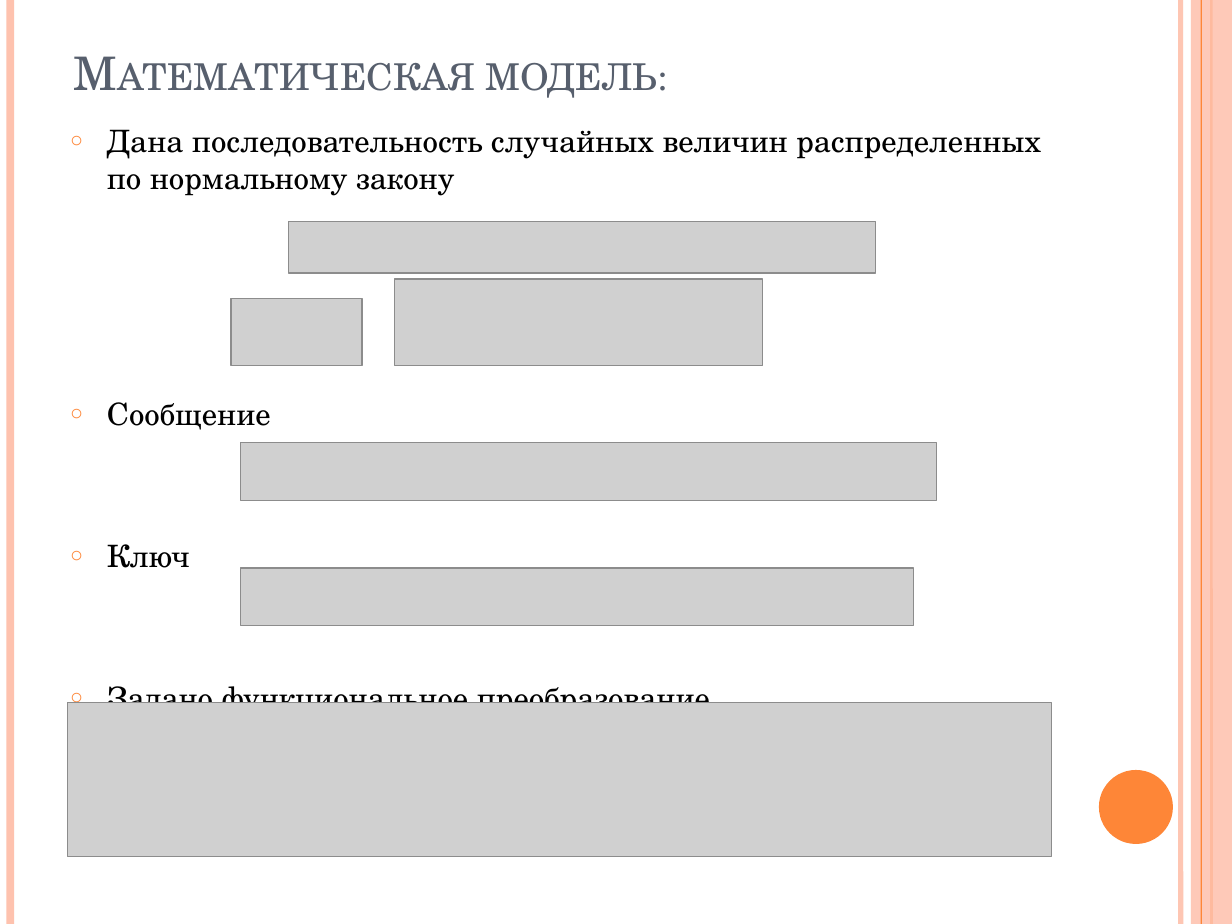
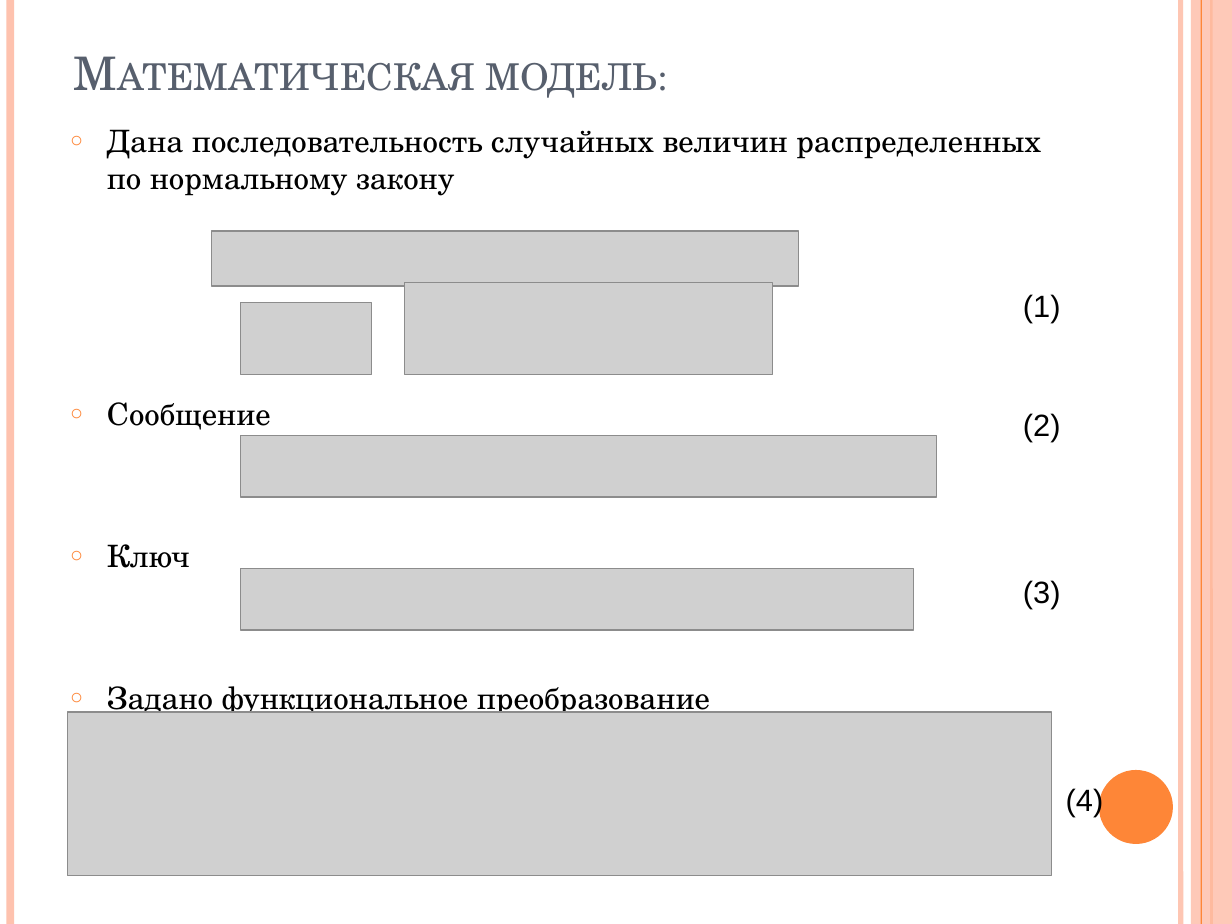
Before and after one commit to shymic/Tex-Diploma, a slide deck: slide 2 of Диплом/Шимко А. Ч..pptx. Drawn at 1232x924 pixels with LibreOffice and Linux fonts; fonts in the diff are those of the drawing; grey boxes stand for pictures. Boxes give left, top, right and bottom in pixels: in the first picture for what was removed or moved away, otherwise in the second. Text is boxed around its words. In the diff, an @@ line names an element or a change of style, - is before the commit and + after.

```diff
--- a/Диплом/Шимко А. Ч..pptx
+++ b/Диплом/Шимко А. Ч..pptx
@@ text "Дана последовательность случайных величин распределенных ..." rewrapped from (x1=107, y1=129, x2=1041, y2=703) to (x1=107, y1=129, x2=1041, y2=718) @@
@@ table added at (x1=1010, y1=192, x2=1232, y2=851), 4 rows, 2 columns @@
+(1) | 
+(2) | 
+(3) | 
+(4) | 
@@ picture resized from (x1=288, y1=222, x2=876, y2=274) to (x1=212, y1=230, x2=800, y2=286) @@
@@ picture resized from (x1=394, y1=280, x2=763, y2=366) to (x1=404, y1=282, x2=772, y2=375) @@
@@ picture resized from (x1=232, y1=298, x2=362, y2=366) to (x1=240, y1=303, x2=371, y2=375) @@
@@ picture resized from (x1=240, y1=442, x2=936, y2=500) to (x1=240, y1=436, x2=936, y2=498) @@
@@ picture resized from (x1=240, y1=568, x2=913, y2=626) to (x1=240, y1=569, x2=913, y2=631) @@
@@ picture resized from (x1=68, y1=702, x2=1052, y2=856) to (x1=68, y1=712, x2=1052, y2=876) @@
```
Also in this commit, not shown: 5 other slides changed, 8 slides added, 3 slides removed, 15 other files.
